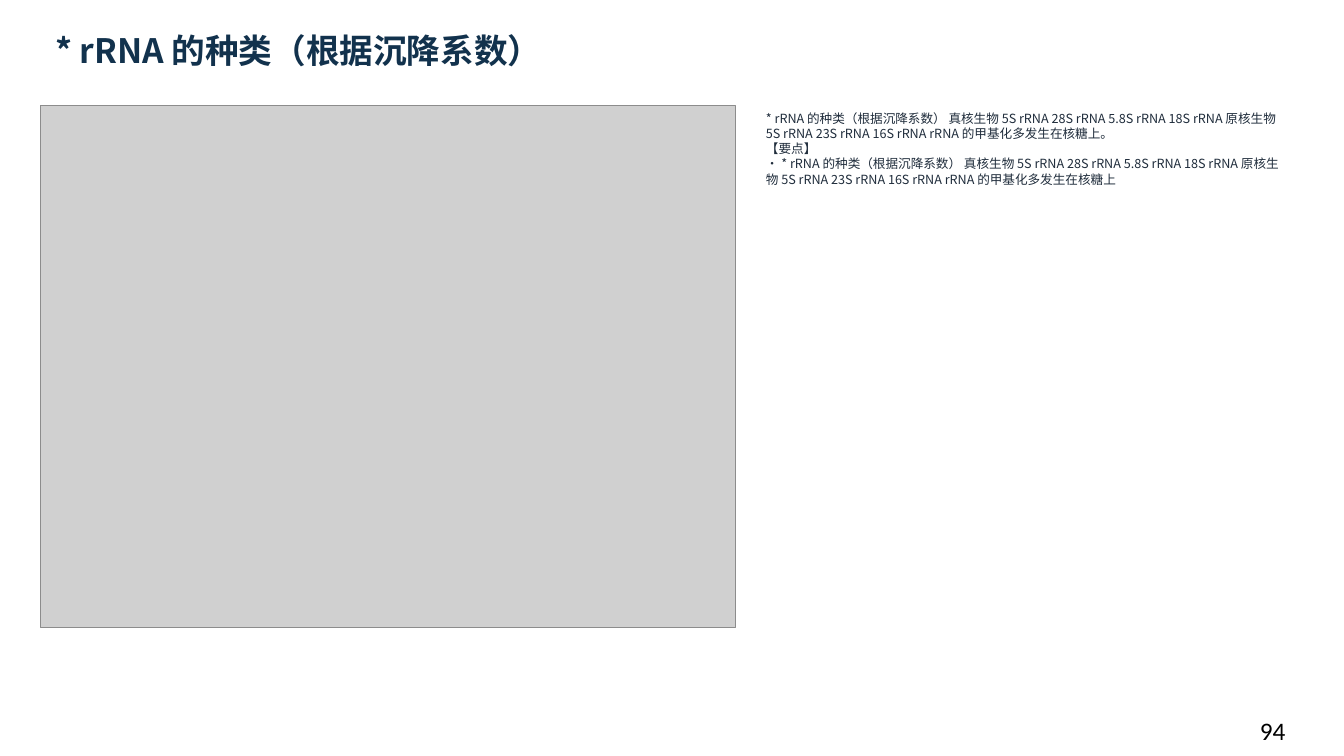
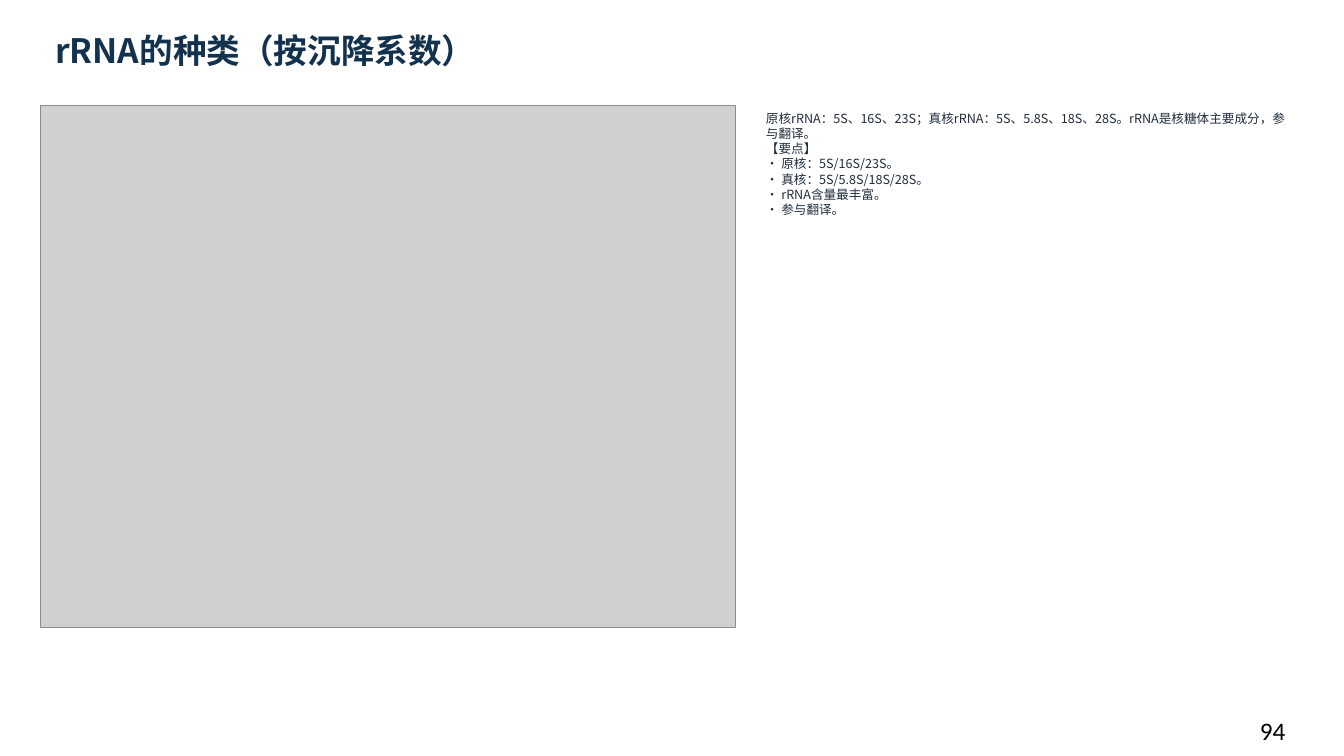
Before and after one commit to newkan-li/Biochemistry, a slide deck: slide 94 of downloads/bc11-ai-style.pptx. Drawn at 1344x756 pixels with LibreOffice and Linux fonts; fonts in the diff are those of the drawing; grey boxes stand for pictures. Boxes give left, top, right and bottom in pixels: in the first picture for what was removed or moved away, otherwise in the second. Text is boxed around its words. In the diff, an @@ line names an element or a change of style, - is before the commit and + after.

```diff
--- a/downloads/bc11-ai-style.pptx
+++ b/downloads/bc11-ai-style.pptx
@@ text at (x1=55, y1=34, x2=475, y2=67): text changed @@
-* rRNA 的种类（根据沉降系数）
+rRNA的种类（按沉降系数）
@@ text at (x1=766, y1=112, x2=1285, y2=215): text changed @@
-* rRNA 的种类（根据沉降系数） 真核生物 5S rRNA 28S rRNA 5.8S rRNA 18S rRNA 原核生物 5S rRNA 23S rRNA 16S rRNA rRNA 的甲基化多发生在核糖上。
-【要点】
-• * rRNA 的种类（根据沉降系数） 真核生物 5S rRNA 28S rRNA 5.8S rRNA 18S rRNA 原核生物 5S rRNA 23S rRNA 16S rRNA rRNA 的甲基化多发生在核糖上
+原核rRNA：5S、16S、23S；真核rRNA：5S、5.8S、18S、28S。rRNA是核糖体主要成分，参与翻译。
+【要点】
+• 原核：5S/16S/23S。
+• 真核：5S/5.8S/18S/28S。
+• rRNA含量最丰富。
+• 参与翻译。
```
Also in this commit, not shown: 28 other slides changed, 6 other files.
